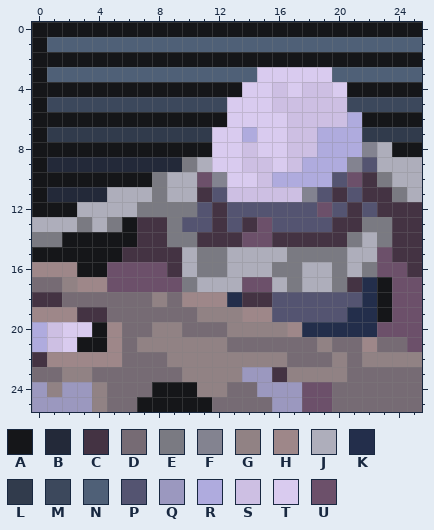
Edited in one commit: pixel-art sprite (Sprites/Survivors/Nemsniper/portraitSmallS4.png). That is the earlier state.
The file is 26x26 pixels. Colours within 5 levels of each other are drawn and written as one.
Palette (. is transparent): A #151619  B #232939  C #443343  D #766b74  E #7a7a82  F #838390  G #918284  H #9e8789  J #aeaebb  K #232e4b  L #313b4c  M #3c485c  N #4f6077  P #545471  Q #9b98bf  R #afabde  S #cdbfe3  T #d9cbef  U #6c506a
And afterwards:
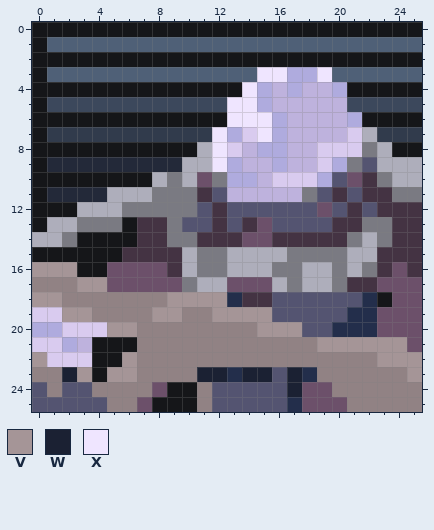
Colours new in this view: V #a59597  W #1b2133  X #efe5ff
What changed:
Colour S changes from #cdbfe3 to #beb2dd.
Colour D becomes colour A in row 21 at x 6; in row 23 at x 4.
Colour H becomes colour A in row 21 at x 5; in row 22 at x 4 to 5.
Colour J becomes colour A in row 13 at x 0.
Colour K becomes colour C in row 17 at x 22.
Colour U becomes colour C in rows 15 to 16 at x 23.
Colour A becomes colour E in row 14 at x 2.
Colour F becomes colour E in row 8 at x 22; in row 9 at x 21; in row 10 at x 12; in row 11 at x 18.
Colour J becomes colour E in row 10 at x 9; in row 11 at x 9 to 10 and 25; in row 12 at x 6; in row 13 at x 4.
Colour A becomes colour G in row 25 at x 11.
Colour C becomes colour G in row 19 at x 4.
Colour D becomes colour G in row 17 at x 0 to 1; in row 18 at x 2 to 7; in row 19 at x 5 to 7 and 10; in row 20 at x 7 and 10 to 12; in row 21 at x 13 to 18; in row 22 at x 7 to 8, 17 to 19 and 21.
Colour D becomes colour G in row 23 at x 0 to 1, 7 to 9 and 21 to 24; in row 24 at x 5 to 7 and 20 to 25; in row 25 at x 5 to 6 and 21 to 25.
Colour A becomes colour J in row 8 at x 11.
Colour E becomes colour J in row 9 at x 10; in row 10 at x 8; in row 14 at x 0 to 1.
Colour L becomes colour J in row 7 at x 22.
Colour G becomes colour K in row 23 at x 13 and 18.
Colour Q becomes colour K in row 25 at x 17.
Colour C becomes colour P in row 23 at x 16.
Colour D becomes colour P in row 24 at x 13 to 14; in row 25 at x 12 to 15.
Colour G becomes colour P in row 24 at x 12; in row 25 at x 4.
Colour K becomes colour P in row 20 at x 18 to 19.
Colour Q becomes colour P in row 24 at x 0, 2 to 3 and 15 to 16; in row 25 at x 0 to 3 and 16.
Colour S becomes colour R in row 20 at x 1.
Colour T becomes colour R in row 3 at x 17 to 18; in row 4 at x 15, 17 and 20; in row 5 at x 15; in row 6 at x 16; in row 7 at x 13 and 16; in row 8 at x 15 to 16.
Colour T becomes colour R in row 9 at x 13 and 16; in row 10 at x 13 to 14; in row 21 at x 2.
Colour A becomes colour S in row 21 at x 3.
Colour R becomes colour S in row 7 at x 19 to 20; in row 9 at x 18.
Colour A becomes colour T in row 20 at x 4.
Colour H becomes colour T in row 19 at x 0 to 1; in row 22 at x 1 to 3.
Colour R becomes colour T in row 7 at x 14 and 21; in row 8 at x 19 to 21; in row 9 at x 19; in row 10 at x 16 to 18; in row 21 at x 0.
Colour S becomes colour T in row 21 at x 1.
Colour A becomes colour U in row 17 at x 23; in row 19 at x 23; in row 24 at x 8; in row 25 at x 7.
Colour D becomes colour U in row 25 at x 20.
Colour J becomes colour U in row 17 at x 13.
Colour C becomes colour V in row 18 at x 0 to 1; in row 19 at x 3; in row 22 at x 0.
Colour D becomes colour V in row 18 at x 9; in row 19 at x 8 to 9; in row 20 at x 6; in row 21 at x 20 to 21 and 23 to 24; in row 22 at x 6; in row 23 at x 5 to 6 and 25.
Colour G becomes colour V in row 19 at x 12 to 13; in row 20 at x 15 to 16; in row 21 at x 19; in row 22 at x 23 to 25; in row 23 at x 3.
Colour H becomes colour V in row 16 at x 0 to 2; in row 17 at x 3 to 4; in row 18 at x 10 to 12; in row 19 at x 2 and 14 to 15; in row 20 at x 5 and 17; in row 21 at x 22.
Colour G becomes colour W in row 23 at x 2, 11 to 12 and 17.
Colour Q becomes colour W in row 23 at x 14 to 15; in row 24 at x 17.
Colour T becomes colour X in row 3 at x 15 to 16 and 19; in row 4 at x 14; in row 5 at x 13 to 14; in row 6 at x 13 to 15; in row 7 at x 12 and 15; in rows 8 to 9 at x 12.
Where, in picture pixels (left, top, right, bottom), the same in both pictures:
changed: (32, 67, 422, 412)
